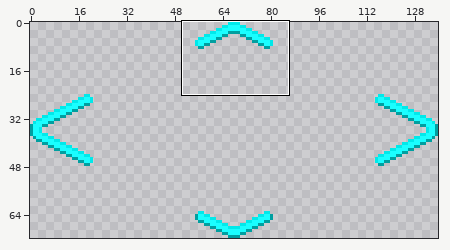
Two versions of one sprite sheet, Isometric/Content/selector.png. Above: a wide view before the commit, with the close-up outlined.
Close-up. Before:
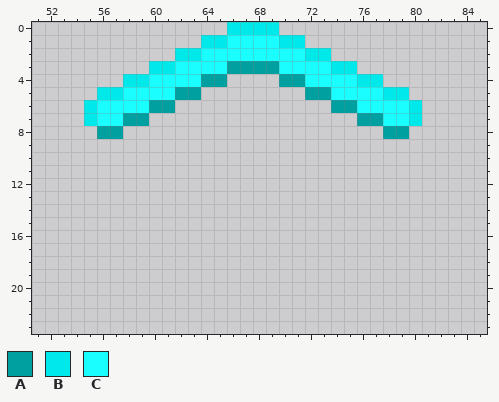
The file is 136x72 pixels. Shown: x 51..85, y 0..23. The commit also changed other parts of the picture, which this record leaves out.
Palette (. is transparent): A #009fa0  B #00e9ea  C #1afeff
Pixels before, first column x 55:
0 ...........BBBB...........
1 .........BBCCCCBB.........
2 .......BBCCCCCCCCBB.......
3 .....BBCCCCAAAACCCCBB.....
4 ...BBCCCCAA....AACCCCBB...
5 .BBCCCCAA........AACCCCBB.
6 BCCCCAA............AACCCCB
7 BCCAA................AACCB
8 .AA....................AA.
Once edited:
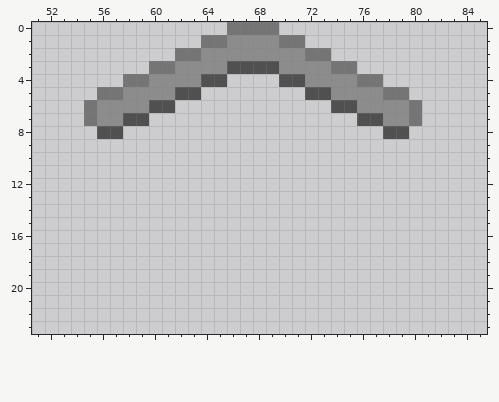
Edits made:
Colour A changes from #009fa0 to #505050.
Colour B changes from #00e9ea to #757575.
Colour C changes from #1afeff to #8c8c8c.
Pixel boxes of the changes (left, top, right, bottom) in both close-ups:
changed: (84, 22, 422, 139)
